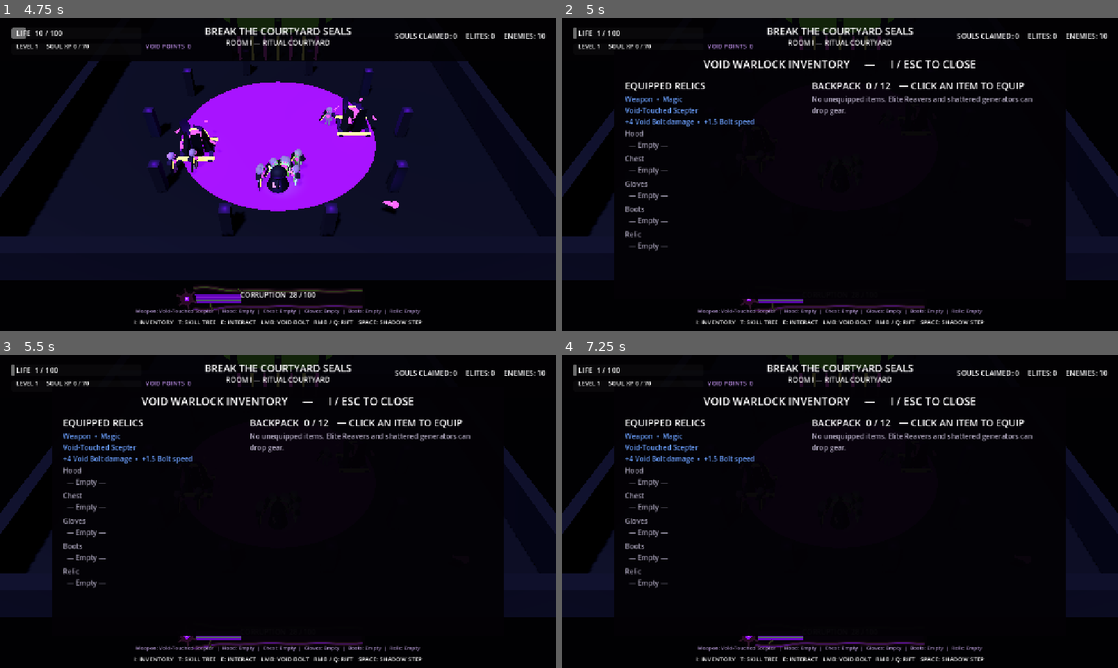
Above: before the commit, frames 1-4 (two rows, left to right).
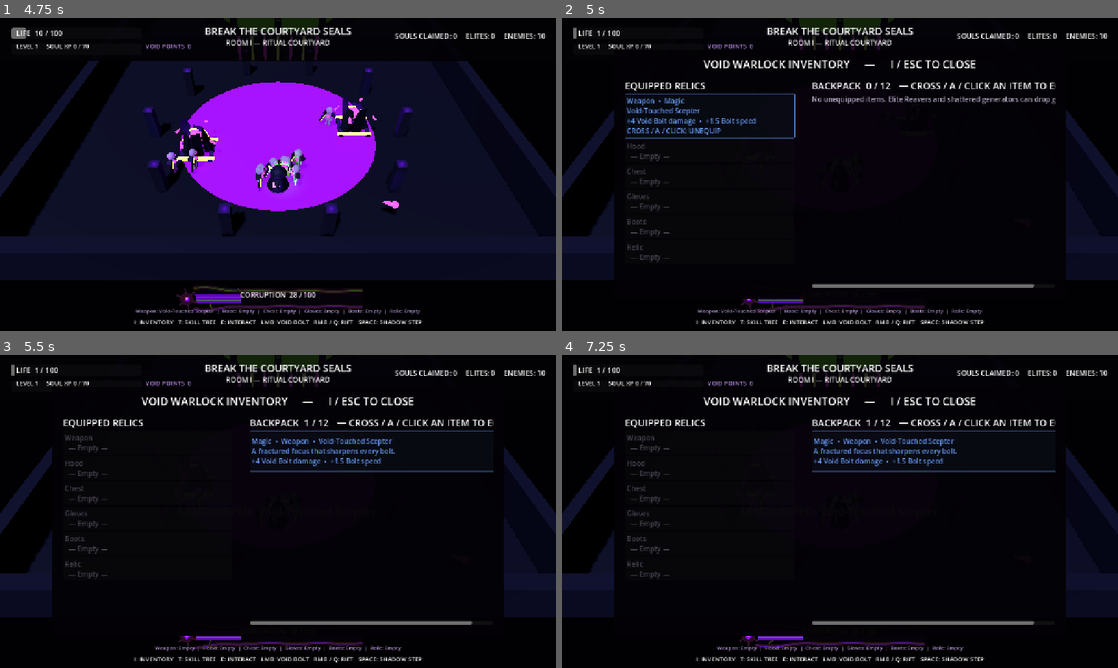
Above: after the commit, the same moments.

Repository: D3MISEarch/ABYSSFALL
Game: Godot game, scene res://main.tscn
The game is run twice, just before and just after one commit, with the same random seed, the same clock (stepped at 60 frames per second) and the same inputs.
Inputs (mouse positions are in pixels of both pictures, inside the frame that each line leads up to):
- Up to frame 1 (4.75 s): click "VOID WARLOCK Master of the Hu…" at 0.5 s; tap Enter (ui_accept) at 1.25 s; move the mouse to (400, 158) at 1.27 s; hold Right (ui_right) 1.28-2 s; hold Enter (ui_accept) 1.28-2 s; click (400, 158) at 1.42 s; drag from (166, 190) to (250, 237) at 2.02 s; move the mouse to (333, 105) at 2.77 s; hold Right (ui_right) 2.78-3.5 s; hold Enter (ui_accept) 2.78-3.5 s; tap 1 (choose_1) at 2.85 s; click (333, 105) at 2.92 s; drag from (250, 237) to (111, 127) at 3.52 s; move the mouse to (444, 221) at 4.27 s; hold Left (ui_left) from 4.28 s (still down); hold Enter (ui_accept) from 4.28 s (still down); tap 3 (choose_3) at 4.35 s; click (444, 221) at 4.42 s
- Up to frame 2 (5 s): keep holding Left (ui_left); keep holding Enter (ui_accept); tap I (inventory) at 4.9 s
- Up to frame 3 (5.5 s): release Left (ui_left) at 5 s; release Enter (ui_accept) at 5 s; click (150, 452) at 5 s, where only the run after the commit has a clickable "Weapon • Magic Void-Touched S…"
- Up to frame 4 (7.25 s): click (945, 452) at 5.75 s, where only the run after the commit has a clickable "Magic • Weapon • Void-Touched…"; drag from (673, 464) to (756, 433) at 6.52 s

Frame 1 is identical in both runs. In frame 2, 2.9% of the frame differs, in the area x 11-89%, y 20-87%; in frame 3, 4.3%, in the area x 11-89%, y 20-95%; in frame 4, 4.3%.

Commit message:
Fix DualSense UI flow and retained facing (#70)
Resolve controller confirmation, class-tree purchase, inventory navigation/equip/unequip, and Void Warlock facing retention discovered during the PR #50 graphical gate.

Controller, persistent-level-flow, and persistence CI passed before merge.

Refs #68
Refs #69

Diff:
--- a/gameplay.tscn
+++ b/gameplay.tscn
@@ -1,6 +1,6 @@
 [gd_scene load_steps=2 format=3]
 
-[ext_resource type="Script" path="res://scripts/multiclass_main.gd" id="1_gameplay"]
+[ext_resource type="Script" path="res://scripts/controller_fixed_multiclass_main.gd" id="1_gameplay"]
 
 [node name="AbyssFallGameplay" type="Node3D"]
 script = ExtResource("1_gameplay")
--- a/scripts/boot.gd
+++ b/scripts/boot.gd
@@ -1,6 +1,7 @@
 extends Node
 
 const CHARACTER_FACTORY = preload("res://scripts/core/character_factory.gd")
+const CONTROLLER_UI_INPUT_MAP = preload("res://scripts/core/controller_ui_input_map.gd")
 const CLASS_SELECTION_SCRIPT = preload("res://scripts/ui/class_selection_screen.gd")
 const DIAGNOSTIC_OVERLAY_SCRIPT = preload("res://scripts/tooling/playtest_diagnostic_overlay.gd")
 const GAMEPLAY_SCENE = preload("res://gameplay.tscn")
@@ -11,6 +12,7 @@
 
 
 func _ready() -> void:
+	CONTROLLER_UI_INPUT_MAP.install_defaults()
 	_install_diagnostic_overlay()
 	var command_line_class := _get_command_line_class()
 	if CHARACTER_FACTORY.has_class(command_line_class):
--- a/scripts/characters/penitent_placeholder.gd
+++ b/scripts/characters/penitent_placeholder.gd
@@ -274,11 +274,13 @@
 	inventory_changed.emit()
 
 
-func equip_inventory_index(index: int) -> void:
+func equip_inventory_index(index: int) -> bool:
 	if index < 0 or index >= backpack.size():
-		return
+		return false
 	var new_item: Dictionary = backpack[index]
 	var slot: String = str(new_item.get("slot", "Relic"))
+	if not EQUIPMENT_SLOTS.has(slot):
+		return false
 	var old_item: Dictionary = equipment.get(slot, {})
 	equipment[slot] = new_item
 	if old_item.is_empty():
@@ -286,6 +288,24 @@
 	else:
 		backpack[index] = old_item
 	inventory_changed.emit()
+	loot_message.emit("EQUIPPED: %s" % str(new_item.get("name", "Unknown Relic")))
+	return true
+
+
+func unequip_slot(slot: String) -> bool:
+	if not EQUIPMENT_SLOTS.has(slot):
+		return false
+	var equipped_item: Dictionary = equipment.get(slot, {})
+	if equipped_item.is_empty():
+		return false
+	if backpack.size() >= MAX_BACKPACK_SIZE:
+		loot_message.emit("BACKPACK FULL — CANNOT UNEQUIP")
+		return false
+	backpack.append(equipped_item)
+	equipment[slot] = {}
+	inventory_changed.emit()
+	loot_message.emit("UNEQUIPPED: %s" % str(equipped_item.get("name", "Unknown Relic")))
+	return true
 
 
 func get_inventory_snapshot() -> Dictionary:
--- a/scripts/characters/void_warlock.gd
+++ b/scripts/characters/void_warlock.gd
@@ -14,8 +14,10 @@
 const RESOURCE_DISPLAY_NAME := "Corruption"
 const PERSISTENT_LEVEL_RULES = preload("res://scripts/core/persistent_level_rules.gd")
 const PLAYABLE_COMBAT_PROJECTION = preload("res://scripts/core/playable_combat_projection.gd")
+const PLAYABLE_AIM_RESOLVER = preload("res://scripts/core/playable_aim_resolver.gd")
 
 var class_tree_combat := PLAYABLE_COMBAT_PROJECTION.new() as PlayableCombatProjection
+var controller_aim_authority := false
 
 
 func _ready() -> void:
@@ -23,6 +25,64 @@
 	if not corruption_changed.is_connected(forwarder):
 		corruption_changed.connect(forwarder)
 	super._ready()
+
+
+func _input(event: InputEvent) -> void:
+	if event is InputEventMouseMotion:
+		controller_aim_authority = false
+	elif event is InputEventMouseButton:
+		if (event as InputEventMouseButton).pressed:
+			controller_aim_authority = false
+	elif event is InputEventKey:
+		if (event as InputEventKey).pressed:
+			controller_aim_authority = false
+	elif event is InputEventJoypadButton:
+		if (event as InputEventJoypadButton).pressed:
+			controller_aim_authority = true
+	elif event is InputEventJoypadMotion:
+		var motion := event as InputEventJoypadMotion
+		if absf(motion.axis_value) > PLAYABLE_AIM_RESOLVER.STICK_DEADZONE:
+			controller_aim_authority = true
+
+
+func _update_aim(move_direction: Vector3) -> void:
+	var stick_aim := Input.get_vector("aim_left", "aim_right", "aim_up", "aim_down")
+	if stick_aim.length() > PLAYABLE_AIM_RESOLVER.STICK_DEADZONE:
+		controller_aim_authority = true
+	var mouse_direction := Vector3.ZERO
+	var has_mouse_direction := false
+	if not controller_aim_authority:
+		var mouse_point := _mouse_ground_point()
+		if mouse_point != Vector3.INF:
+			mouse_direction = mouse_point - global_position
+			mouse_direction.y = 0.0
+			has_mouse_direction = true
+	facing = PLAYABLE_AIM_RESOLVER.resolve_facing(
+		facing,
+		move_direction,
+		stick_aim,
+		controller_aim_authority,
+		mouse_direction,
+		has_mouse_direction
+	)
+	rotation.y = atan2(-facing.x, -facing.z)
+
+
+func unequip_slot(slot: String) -> bool:
+	if not EQUIPMENT_SLOTS.has(slot):
+		return false
+	var equipped_item: Dictionary = equipment.get(slot, {})
+	if equipped_item.is_empty():
+		return false
+	if backpack.size() >= MAX_BACKPACK_SIZE:
+		loot_message.emit("BACKPACK FULL — CANNOT UNEQUIP")
+		return false
+	backpack.append(equipped_item)
+	equipment[slot] = {}
+	_recalculate_stats(true)
+	inventory_changed.emit()
+	loot_message.emit("UNEQUIPPED: %s" % str(equipped_item.get("name", "Unknown Relic")))
+	return true
 
 
 func get_class_id() -> String:
--- /dev/null
+++ b/scripts/controller_fixed_multiclass_main.gd
@@ -0,0 +1,152 @@
+extends "res://scripts/multiclass_main.gd"
+
+const CONTROLLER_UI_INPUT_MAP = preload("res://scripts/core/controller_ui_input_map.gd")
+const INVENTORY_FOCUS_NAVIGATOR = preload("res://scripts/ui/inventory_focus_navigator.gd")
+
+var inventory_focus_key := ""
+
+
+func _install_input_map() -> void:
+	super._install_input_map()
+	CONTROLLER_UI_INPUT_MAP.install_defaults()
+	_bind_joy_button("menu_close", JOY_BUTTON_B)
+
+
+func _refresh_inventory() -> void:
+	if (
+		not is_instance_valid(player)
+		or inventory_equipment_box == null
+		or inventory_backpack_box == null
+	):
+		return
+	_capture_inventory_focus()
+	_clear_container(inventory_equipment_box)
+	_clear_container(inventory_backpack_box)
+	var snapshot: Dictionary = player.get_inventory_snapshot()
+	var equipped: Dictionary = snapshot.get("equipment", {})
+	var backpack: Array = snapshot.get("backpack", [])
+	var equipment_buttons: Array[Button] = []
+	var backpack_buttons: Array[Button] = []
+
+	var title := Label.new()
+	title.text = "EQUIPPED RELICS"
+	title.add_theme_font_size_override("font_size", 22)
+	inventory_equipment_box.add_child(title)
+
+	var summary_lines: Array[String] = []
+	for slot in EQUIPMENT_SLOTS:
+		var item: Dictionary = equipped.get(slot, {})
+		var slot_button := Button.new()
+		var focus_key := "equipment:%s" % slot
+		slot_button.set_meta("inventory_focus_key", focus_key)
+		slot_button.focus_mode = Control.FOCUS_ALL
+		slot_button.alignment = HORIZONTAL_ALIGNMENT_LEFT
+		slot_button.autowrap_mode = TextServer.AUTOWRAP_WORD_SMART
+		slot_button.custom_minimum_size = Vector2(360.0, 54.0)
+		slot_button.focus_entered.connect(_on_inventory_focus_entered.bind(focus_key))
+		if item.is_empty():
+			slot_button.text = "%s\n  — Empty —" % slot
+			slot_button.modulate = Color(0.62, 0.60, 0.68)
+			slot_button.disabled = true
+			summary_lines.append("%s: Empty" % slot)
+		else:
+			var rarity: String = str(item.get("rarity", "Common"))
+			slot_button.custom_minimum_size = Vector2(360.0, 88.0)
+			slot_button.text = (
+				"%s  •  %s\n%s\n%s\nCROSS / A / CLICK: UNEQUIP"
+				% [
+					slot,
+					rarity,
+					str(item.get("name", "Unknown Item")),
+					_format_item_stats(item),
+				]
+			)
+			slot_button.modulate = _rarity_color(rarity)
+			slot_button.pressed.connect(_on_inventory_slot_pressed.bind(slot))
+			equipment_buttons.append(slot_button)
+			summary_lines.append("%s: %s" % [slot, str(item.get("name", "Unknown"))])
+		inventory_equipment_box.add_child(slot_button)
+
+	equipment_summary_label.text = "  |  ".join(PackedStringArray(summary_lines))
+
+	var pack_title := Label.new()
+	pack_title.text = (
+		"BACKPACK  %d / %d   — CROSS / A / CLICK AN ITEM TO EQUIP"
+		% [backpack.size(), int(snapshot.get("capacity", 12))]
+	)
+	pack_title.add_theme_font_size_override("font_size", 22)
+	inventory_backpack_box.add_child(pack_title)
+
+	if backpack.is_empty():
+		var empty_label := Label.new()
+		empty_label.text = "No unequipped items. Elite Reavers and shattered generators can drop gear."
+		empty_label.autowrap_mode = TextServer.AUTOWRAP_WORD_SMART
+		empty_label.custom_minimum_size = Vector2(500.0, 70.0)
+		empty_label.modulate = Color(0.70, 0.67, 0.76)
+		inventory_backpack_box.add_child(empty_label)
+	else:
+		for index in range(backpack.size()):
+			var item: Dictionary = backpack[index]
+			var button := Button.new()
+			var focus_key := "backpack:%d" % index
+			button.set_meta("inventory_focus_key", focus_key)
+			button.focus_mode = Control.FOCUS_ALL
+			button.custom_minimum_size = Vector2(510.0, 92.0)
+			button.alignment = HORIZONTAL_ALIGNMENT_LEFT
+			button.text = (
+				"%s  •  %s  •  %s\n%s\n%s"
+				% [
+					str(item.get("rarity", "Common")),
+					str(item.get("slot", "Relic")),
+					str(item.get("name", "Unknown Item")),
+					str(item.get("description", "")),
+					_format_item_stats(item),
+				]
+			)
+			button.modulate = _rarity_color(str(item.get("rarity", "Common")))
+			button.focus_entered.connect(_on_inventory_focus_entered.bind(focus_key))
+			button.pressed.connect(_on_inventory_item_pressed.bind(index))
+			inventory_backpack_box.add_child(button)
+			backpack_buttons.append(button)
+
+	INVENTORY_FOCUS_NAVIGATOR.wire_columns(equipment_buttons, backpack_buttons)
+	var focus_target: Button = INVENTORY_FOCUS_NAVIGATOR.choose_focus(
+		equipment_buttons,
+		backpack_buttons,
+		inventory_focus_key
+	)
+	if focus_target != null and inventory_panel != null and inventory_panel.visible:
+		focus_target.call_deferred("grab_focus")
+
+
+func _capture_inventory_focus() -> void:
+	if not is_inside_tree():
+		return
+	var focus_owner := get_viewport().gui_get_focus_owner()
+	if focus_owner != null and focus_owner.has_meta("inventory_focus_key"):
+		inventory_focus_key = str(focus_owner.get_meta("inventory_focus_key", ""))
+
+
+func _on_inventory_focus_entered(focus_key: String) -> void:
+	inventory_focus_key = focus_key
+
+
+func _on_inventory_item_pressed(index: int) -> void:
+	if not is_instance_valid(player):
+		return
+	var snapshot: Dictionary = player.get_inventory_snapshot()
+	var backpack: Array = snapshot.get("backpack", [])
+	if index < 0 or index >= backpack.size():
+		return
+	var item: Dictionary = backpack[index]
+	inventory_focus_key = "equipment:%s" % str(item.get("slot", "Relic"))
+	player.equip_inventory_index(index)
+
+
+func _on_inventory_slot_pressed(slot: String) -> void:
+	if not is_instance_valid(player) or not player.has_method("unequip_slot"):
+		return
+	var snapshot: Dictionary = player.get_inventory_snapshot()
+	var backpack: Array = snapshot.get("backpack", [])
+	inventory_focus_key = "backpack:%d" % backpack.size()
+	player.unequip_slot(slot)
--- /dev/null
+++ b/scripts/core/controller_ui_input_map.gd
@@ -0,0 +1,55 @@
+extends RefCounted
+class_name ControllerUiInputMap
+
+
+static func install_defaults() -> void:
+	_replace_joypad_bindings(&"ui_accept", [JOY_BUTTON_A], [])
+	_replace_joypad_bindings(&"ui_cancel", [JOY_BUTTON_B], [])
+	_replace_joypad_bindings(
+		&"ui_left",
+		[JOY_BUTTON_DPAD_LEFT],
+		[{"axis": JOY_AXIS_LEFT_X, "value": -1.0}]
+	)
+	_replace_joypad_bindings(
+		&"ui_right",
+		[JOY_BUTTON_DPAD_RIGHT],
+		[{"axis": JOY_AXIS_LEFT_X, "value": 1.0}]
+	)
+	_replace_joypad_bindings(
+		&"ui_up",
+		[JOY_BUTTON_DPAD_UP],
+		[{"axis": JOY_AXIS_LEFT_Y, "value": -1.0}]
+	)
+	_replace_joypad_bindings(
+		&"ui_down",
+		[JOY_BUTTON_DPAD_DOWN],
+		[{"axis": JOY_AXIS_LEFT_Y, "value": 1.0}]
+	)
+
+
+static func _replace_joypad_bindings(
+	action_name: StringName,
+	buttons: Array,
+	axes: Array
+) -> void:
+	_ensure_action(action_name)
+	for event: InputEvent in InputMap.action_get_events(action_name):
+		if event is InputEventJoypadButton or event is InputEventJoypadMotion:
+			InputMap.action_erase_event(action_name, event)
+	for raw_button: Variant in buttons:
+		var button_event := InputEventJoypadButton.new()
+		button_event.button_index = int(raw_button)
+		InputMap.action_add_event(action_name, button_event)
+	for raw_axis: Variant in axes:
+		if not raw_axis is Dictionary:
+			continue
+		var axis_binding := raw_axis as Dictionary
+		var axis_event := InputEventJoypadMotion.new()
+		axis_event.axis = int(axis_binding.get("axis", JOY_AXIS_LEFT_X))
+		axis_event.axis_value = float(axis_binding.get("value", 0.0))
+		InputMap.action_add_event(action_name, axis_event)
+
+
+static func _ensure_action(action_name: StringName) -> void:
+	if not InputMap.has_action(action_name):
+		InputMap.add_action(action_name, 0.2)
--- /dev/null
+++ b/scripts/core/playable_aim_resolver.gd
@@ -0,0 +1,36 @@
+extends RefCounted
+class_name PlayableAimResolver
+
+const STICK_DEADZONE := 0.28
+const DIRECTION_EPSILON_SQUARED := 0.01
+const MOUSE_EPSILON_SQUARED := 0.04
+
+
+static func resolve_facing(
+	current_facing: Vector3,
+	move_direction: Vector3,
+	stick_aim: Vector2,
+	controller_authority: bool,
+	mouse_direction: Vector3 = Vector3.ZERO,
+	has_mouse_direction: bool = false
+) -> Vector3:
+	if stick_aim.length() > STICK_DEADZONE:
+		return _flattened(Vector3(stick_aim.x, 0.0, stick_aim.y), current_facing)
+	if controller_authority:
+		if move_direction.length_squared() > DIRECTION_EPSILON_SQUARED:
+			return _flattened(move_direction, current_facing)
+		return _flattened(current_facing, Vector3(0.0, 0.0, -1.0))
+	if has_mouse_direction and mouse_direction.length_squared() > MOUSE_EPSILON_SQUARED:
+		return _flattened(mouse_direction, current_facing)
+	if move_direction.length_squared() > DIRECTION_EPSILON_SQUARED:
+		return _flattened(move_direction, current_facing)
+	return _flattened(current_facing, Vector3(0.0, 0.0, -1.0))
+
+
+static func _flattened(direction: Vector3, fallback: Vector3) -> Vector3:
+	var flattened := Vector3(direction.x, 0.0, direction.z)
+	if flattened.length_squared() <= DIRECTION_EPSILON_SQUARED:
+		flattened = Vector3(fallback.x, 0.0, fallback.z)
+	if flattened.length_squared() <= DIRECTION_EPSILON_SQUARED:
+		return Vector3(0.0, 0.0, -1.0)
+	return flattened.normalized()
--- /dev/null
+++ b/scripts/ui/inventory_focus_navigator.gd
@@ -0,0 +1,65 @@
+extends RefCounted
+class_name InventoryFocusNavigator
+
+
+static func wire_columns(
+	equipment_buttons: Array[Button],
+	backpack_buttons: Array[Button]
+) -> void:
+	_wire_vertical(equipment_buttons)
+	_wire_vertical(backpack_buttons)
+	_wire_cross_column(equipment_buttons, backpack_buttons, true)
+	_wire_cross_column(backpack_buttons, equipment_buttons, false)
+	var linear: Array[Button] = []
+	linear.append_array(equipment_buttons)
+	linear.append_array(backpack_buttons)
+	for index in range(linear.size()):
+		var button := linear[index]
+		if index > 0:
+			button.focus_previous = button.get_path_to(linear[index - 1])
+		if index + 1 < linear.size():
+			button.focus_next = button.get_path_to(linear[index + 1])
+
+
+static func choose_focus(
+	equipment_buttons: Array[Button],
+	backpack_buttons: Array[Button],
+	preferred_key: String
+) -> Button:
+	var all_buttons: Array[Button] = []
+	all_buttons.append_array(equipment_buttons)
+	all_buttons.append_array(backpack_buttons)
+	for button: Button in all_buttons:
+		if str(button.get_meta("inventory_focus_key", "")) == preferred_key:
+			return button
+	if not backpack_buttons.is_empty():
+		return backpack_buttons[0]
+	if not equipment_buttons.is_empty():
+		return equipment_buttons[0]
+	return null
+
+
+static func _wire_vertical(buttons: Array[Button]) -> void:
+	for index in range(buttons.size()):
+		var button := buttons[index]
+		if index > 0:
+			button.focus_neighbor_top = button.get_path_to(buttons[index - 1])
+		if index + 1 < buttons.size():
+			button.focus_neighbor_bottom = button.get_path_to(buttons[index + 1])
+
+
+static func _wire_cross_column(
+	source_buttons: Array[Button],
+	target_buttons: Array[Button],
+	target_is_right: bool
+) -> void:
+	if target_buttons.is_empty():
+		return
+	for index in range(source_buttons.size()):
+		var source := source_buttons[index]
+		var target := target_buttons[mini(index, target_buttons.size() - 1)]
+		var path := source.get_path_to(target)
+		if target_is_right:
+			source.focus_neighbor_right = path
+		else:
+			source.focus_neighbor_left = path
--- /dev/null
+++ b/tests/test_controller_ui_and_facing.gd
@@ -0,0 +1,190 @@
+extends SceneTree
+
+const CONTROLLER_UI_INPUT_MAP = preload("res://scripts/core/controller_ui_input_map.gd")
+const PLAYABLE_AIM_RESOLVER = preload("res://scripts/core/playable_aim_resolver.gd")
+const INVENTORY_FOCUS_NAVIGATOR = preload("res://scripts/ui/inventory_focus_navigator.gd")
+const CLASS_SELECTION_SCREEN = preload("res://scripts/ui/class_selection_screen.gd")
+const VOID_WARLOCK_SCRIPT = preload("res://scripts/characters/void_warlock.gd")
+const PENITENT_SCRIPT = preload("res://scripts/characters/penitent_playable.gd")
+
+var failures: Array[String] = []
+var confirmed_class := ""
+
+
+func _init() -> void:
+	call_deferred("_run")
+
+
+func _run() -> void:
+	_test_controller_ui_bindings()
+	_test_character_selection_cross_confirm()
+	_test_inventory_focus_navigation()
+	_test_inventory_equip_and_unequip(VOID_WARLOCK_SCRIPT, "Void Warlock")
+	_test_inventory_equip_and_unequip(PENITENT_SCRIPT, "Penitent")
+	_test_controller_facing_retention()
+	if failures.is_empty():
+		print("PASS: Controller UI and facing regression")
+		quit(0)
+		return
+	for failure in failures:
+		printerr("FAIL: %s" % failure)
+	quit(1)
+
+
+func _test_controller_ui_bindings() -> void:
+	CONTROLLER_UI_INPUT_MAP.install_defaults()
+	CONTROLLER_UI_INPUT_MAP.install_defaults()
+	_expect(_has_joy_button(&"ui_accept", JOY_BUTTON_A), "Cross/A should map to ui_accept")
+	_expect(_has_joy_button(&"ui_cancel", JOY_BUTTON_B), "Circle/B should map to ui_cancel")
+	_expect(_has_joy_button(&"ui_left", JOY_BUTTON_DPAD_LEFT), "D-pad left should map to ui_left")
+	_expect(_has_joy_button(&"ui_right", JOY_BUTTON_DPAD_RIGHT), "D-pad right should map to ui_right")
+	_expect(_has_joy_axis(&"ui_left", JOY_AXIS_LEFT_X, -1.0), "Left stick should navigate ui_left")
+	_expect(_has_joy_axis(&"ui_down", JOY_AXIS_LEFT_Y, 1.0), "Left stick should navigate ui_down")
+	_expect(_joy_event_count(&"ui_accept") == 1, "Repeated installation must not duplicate Cross/A")
+
+
+func _test_character_selection_cross_confirm() -> void:
+	confirmed_class = ""
+	var screen := CLASS_SELECTION_SCREEN.new() as ClassSelectionScreen
+	screen.class_confirmed.connect(_on_class_confirmed)
+	root.add_child(screen)
+	var cross := InputEventJoypadButton.new()
+	cross.button_index = JOY_BUTTON_A
+	cross.pressed = true
+	_expect(cross.is_action_pressed("ui_accept"), "Cross/A event should resolve as ui_accept")
+	screen._unhandled_input(cross)
+	_expect(confirmed_class == "void_warlock", "Cross/A should confirm the unlocked opening class")
+	screen.queue_free()
+
+
+func _test_inventory_focus_navigation() -> void:
+	var host := Control.new()
+	root.add_child(host)
+	var equipment: Array[Button] = []
+	var backpack: Array[Button] = []
+	for key in ["equipment:Weapon", "equipment:Hood"]:
+		var button := _focus_button(key)
+		host.add_child(button)
+		equipment.append(button)
+	for key in ["backpack:0", "backpack:1", "backpack:2"]:
+		var button := _focus_button(key)
+		host.add_child(button)
+		backpack.append(button)
+	INVENTORY_FOCUS_NAVIGATOR.wire_columns(equipment, backpack)
+	_expect(
+		equipment[0].focus_neighbor_right == equipment[0].get_path_to(backpack[0]),
+		"Equipment should navigate right into the backpack"
+	)
+	_expect(
+		backpack[1].focus_neighbor_left == backpack[1].get_path_to(equipment[1]),
+		"Backpack should navigate left into equipped slots"
+	)
+	_expect(
+		backpack[0].focus_neighbor_bottom == backpack[0].get_path_to(backpack[1]),
+		"Backpack vertical navigation should be deterministic"
+	)
+	_expect(
+		INVENTORY_FOCUS_NAVIGATOR.choose_focus(equipment, backpack, "equipment:Hood") == equipment[1],
+		"Inventory refresh should restore the preferred equipped-slot focus"
+	)
+	_expect(
+		INVENTORY_FOCUS_NAVIGATOR.choose_focus(equipment, backpack, "missing") == backpack[0],
+		"Inventory should initially focus the first backpack item"
+	)
+	host.queue_free()
+
+
+func _test_inventory_equip_and_unequip(character_script: Script, label: String) -> void:
+	var character = character_script.new()
+	var item := {
+		"id": "controller_test_weapon",
+		"name": "Controller Test Weapon",
+		"slot": "Weapon",
+		"rarity": "Magic",
+		"description": "Regression fixture",
+		"stats": {},
+	}
+	character.backpack.append(item.duplicate(true))
+	character.equip_inventory_index(0)
+	_expect(not character.equipment["Weapon"].is_empty(), "%s equipment slot should receive the item" % label)
+	_expect(character.unequip_slot("Weapon"), "%s should unequip a focused equipment slot" % label)
+	_expect(character.equipment["Weapon"].is_empty(), "%s slot should be empty after unequip" % label)
+	_expect(character.backpack.size() == 1, "%s unequip should return the item to the backpack" % label)
+	character.free()
+
+
+func _test_controller_facing_retention() -> void:
+	var initial := Vector3(0.0, 0.0, -1.0)
+	var aimed := PLAYABLE_AIM_RESOLVER.resolve_facing(
+		initial,
+		Vector3.ZERO,
+		Vector2(1.0, 0.0),
+		true
+	)
+	_expect(aimed.is_equal_approx(Vector3(1.0, 0.0, 0.0)), "Right-stick aim should control facing")
+	var retained := PLAYABLE_AIM_RESOLVER.resolve_facing(
+		aimed,
+		Vector3.ZERO,
+		Vector2.ZERO,
+		true,
+		Vector3(-1.0, 0.0, 0.0),
+		true
+	)
+	_expect(retained.is_equal_approx(aimed), "Neutral controller sticks must retain the last facing")
+	var moved := PLAYABLE_AIM_RESOLVER.resolve_facing(
+		retained,
+		Vector3(0.0, 0.0, 1.0),
+		Vector2.ZERO,
+		true
+	)
+	_expect(moved.is_equal_approx(Vector3(0.0, 0.0, 1.0)), "Controller movement should update facing when not aiming")
+	var mouse_facing := PLAYABLE_AIM_RESOLVER.resolve_facing(
+		moved,
+		Vector3.ZERO,
+		Vector2.ZERO,
+		false,
+		Vector3(-1.0, 0.0, 0.0),
+		true
+	)
+	_expect(mouse_facing.is_equal_approx(Vector3(-1.0, 0.0, 0.0)), "Mouse authority should continue updating facing")
+
+
+func _focus_button(key: String) -> Button:
+	var button := Button.new()
+	button.set_meta("inventory_focus_key", key)
+	button.focus_mode = Control.FOCUS_ALL
+	return button
+
+
+func _on_class_confirmed(class_id: String) -> void:
+	confirmed_class = class_id
+
+
+func _joy_event_count(action_name: StringName) -> int:
+	var count := 0
+	for event: InputEvent in InputMap.action_get_events(action_name):
+		if event is InputEventJoypadButton or event is InputEventJoypadMotion:
+			count += 1
+	return count
+
+
+func _has_joy_button(action_name: StringName, button_index: JoyButton) -> bool:
+	for event: InputEvent in InputMap.action_get_events(action_name):
+		if event is InputEventJoypadButton and (event as InputEventJoypadButton).button_index == button_index:
+			return true
+	return false
+
+
+func _has_joy_axis(action_name: StringName, axis: JoyAxis, axis_value: float) -> bool:
+	for event: InputEvent in InputMap.action_get_events(action_name):
+		if event is InputEventJoypadMotion:
+			var motion := event as InputEventJoypadMotion
+			if motion.axis == axis and is_equal_approx(motion.axis_value, axis_value):
+				return true
+	return false
+
+
+func _expect(condition: bool, message: String) -> void:
+	if not condition:
+		failures.append(message)
+		printerr("ASSERTION FAILED: %s" % message)
Not shown, added: .github/workflows/controller-ui-facing-tests.yml
